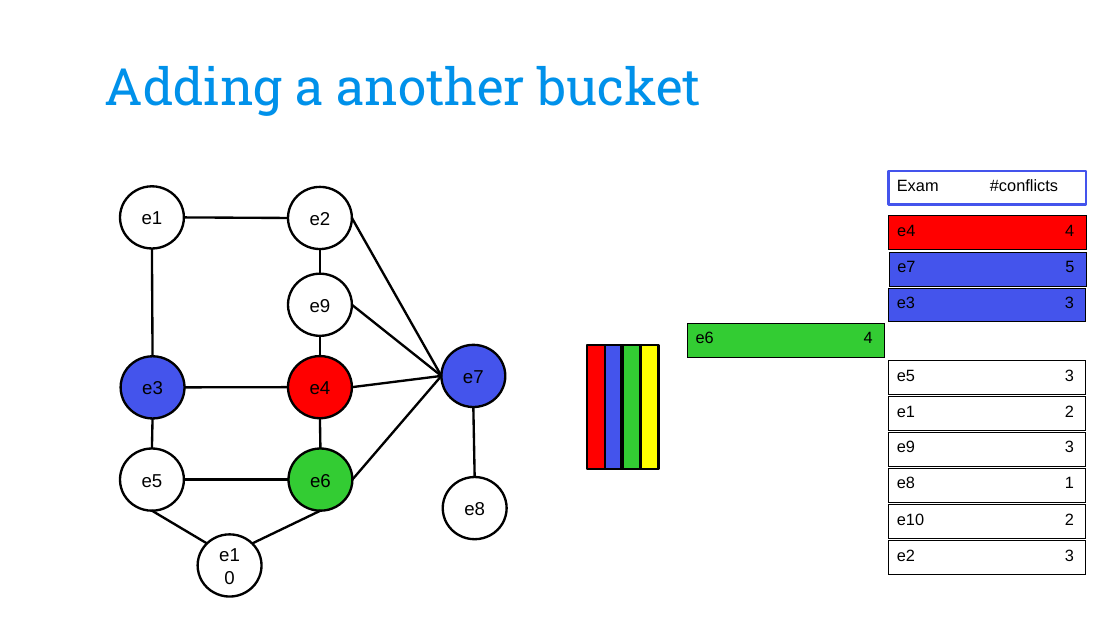
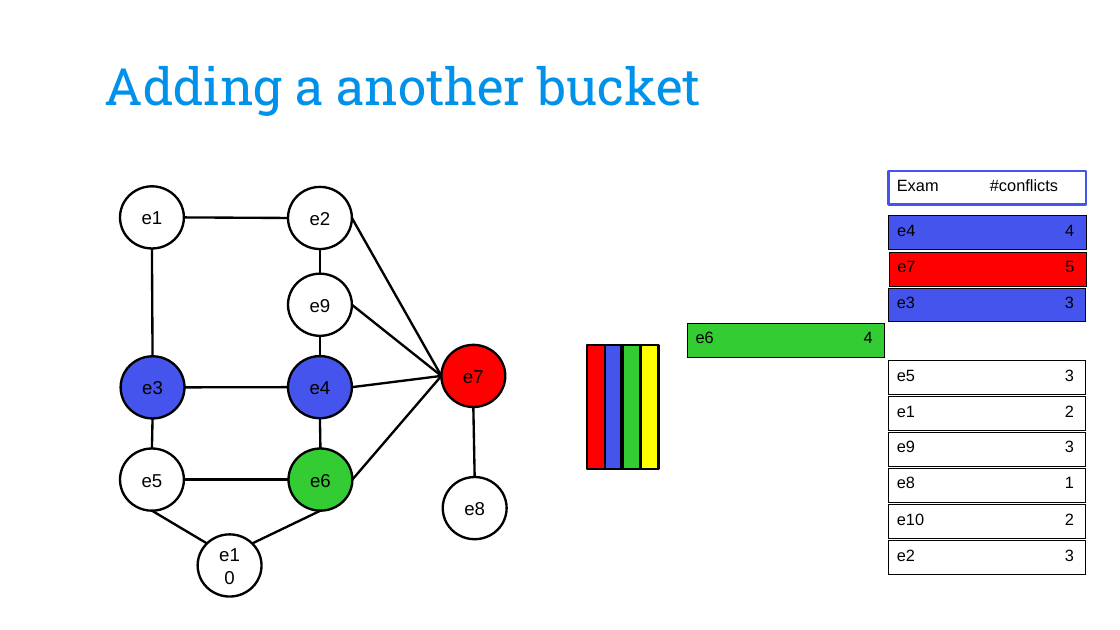
Before and after one commit to CarolinaBianchi/ETPsolver, a slide deck: slide 16 of Optimization/doc/ETPslides_OMAAL_group11.pptx. Drawn at 1120x630 pixels with LibreOffice and Linux fonts; fonts in the diff are those of the drawing; background and template pictures are left out. Boxes give left, top, right and bottom in pixels: in the first picture for what was removed or moved away, otherwise in the second. Text is boxed around its words. In the diff, an @@ line names an element or a change of style, - is before the commit and + after.

```diff
--- a/Optimization/doc/ETPslides_OMAAL_group11.pptx
+++ b/Optimization/doc/ETPslides_OMAAL_group11.pptx
@@ rectangle "e4 4" at (889,216,1086,250): fill #FF0000 to #4454EC @@
@@ rectangle "e7 5" at (889,252,1086,286): fill #4454EC to #FF0000 @@
@@ ellipse "e4" at (288,356,352,418): fill #FF0000 to #4454EC @@
@@ ellipse "e7" at (441,345,505,408): fill #4454EC to #FF0000 @@
```
Also in this commit, not shown: 3 other slides changed, 1 slide added, 2 slides removed.
